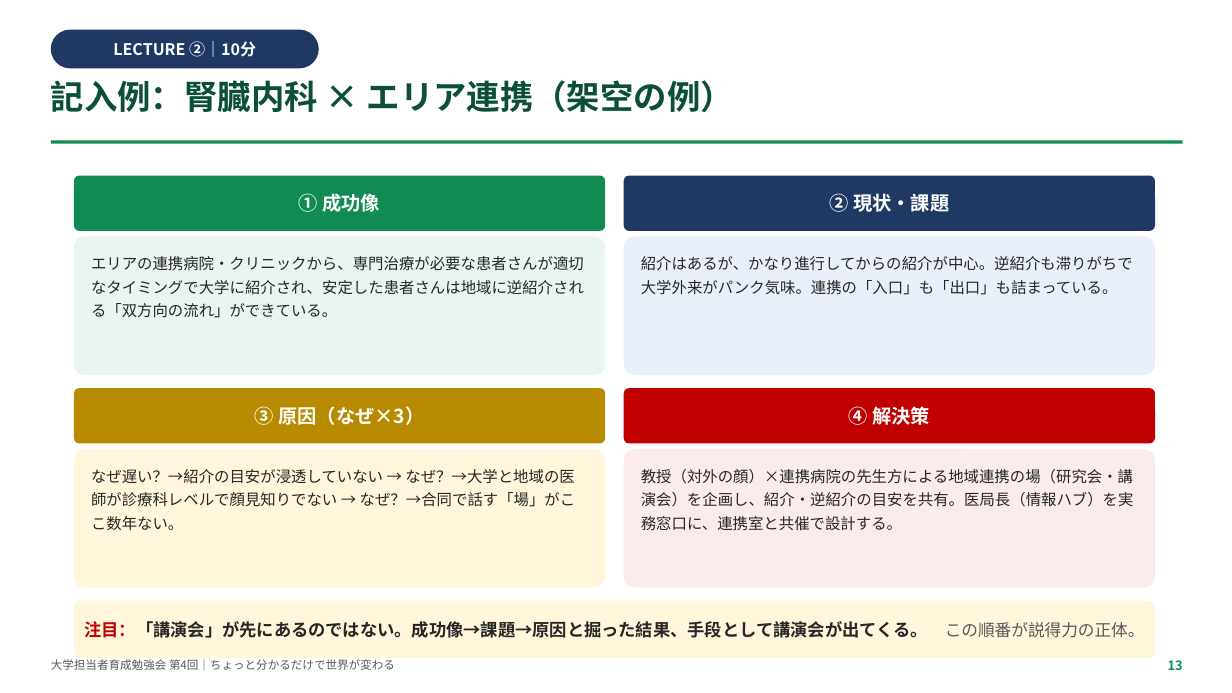
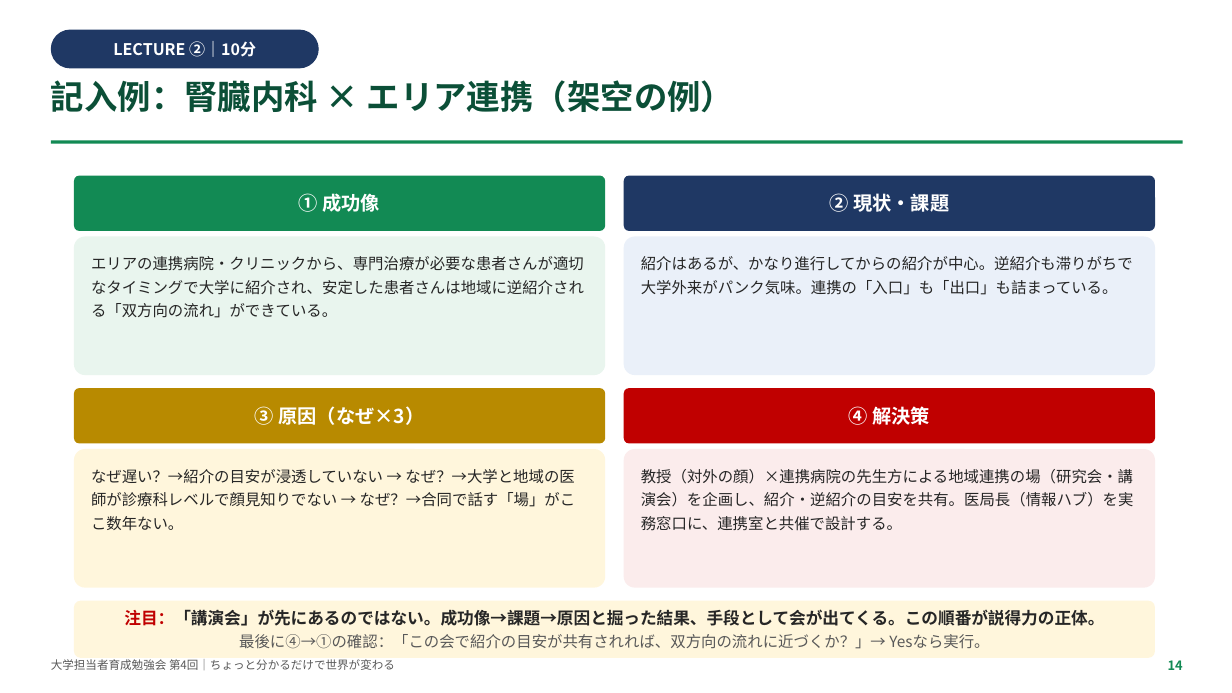
Before and after one commit to TAKUYA-1187/Claude, a slide deck: slide 15 of novartis_training/第4回_ちょっと分かるだけで世界が変わる.pptx (slide 14 before the commit). Drawn at 1232x693 pixels with LibreOffice and Linux fonts; fonts in the diff are those of the drawing. Boxes give left, top, right and bottom in pixels: in the first picture for what was removed or moved away, otherwise in the second. Text is boxed around its words. In the diff, an @@ line names an element or a change of style, - is before the commit and + after.

```diff
--- a/novartis_training/第4回_ちょっと分かるだけで世界が変わる.pptx
+++ b/novartis_training/第4回_ちょっと分かるだけで世界が変わる.pptx
@@ text in rounded rectangle at (124,609,1104,649): text changed; size 13.5 to 13 pt @@
-注目：「講演会」が先にあるのではない。成功像→課題→原因と掘った結果、手段として講演会が出てくる。 この順番が説得力の正体。
+注目：「講演会」が先にあるのではない。成功像→課題→原因と掘った結果、手段として会が出てくる。この順番が説得力の正体。
+最後に④→①の確認：「この会で紹介の目安が共有されれば、双方向の流れに近づくか？」→ Yesなら実行。
@@ text at (1168,660,1183,670): text changed @@
-13
+14
```
Also in this commit, not shown: 21 other slides changed, 1 slide added, 1 other file.
